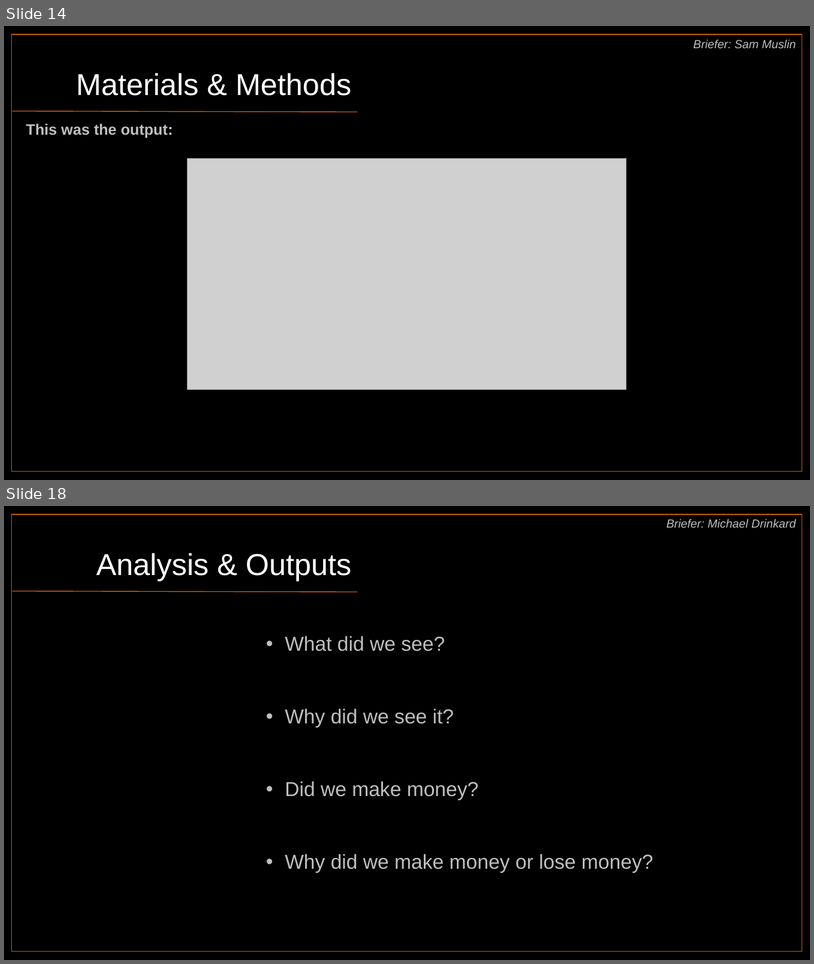
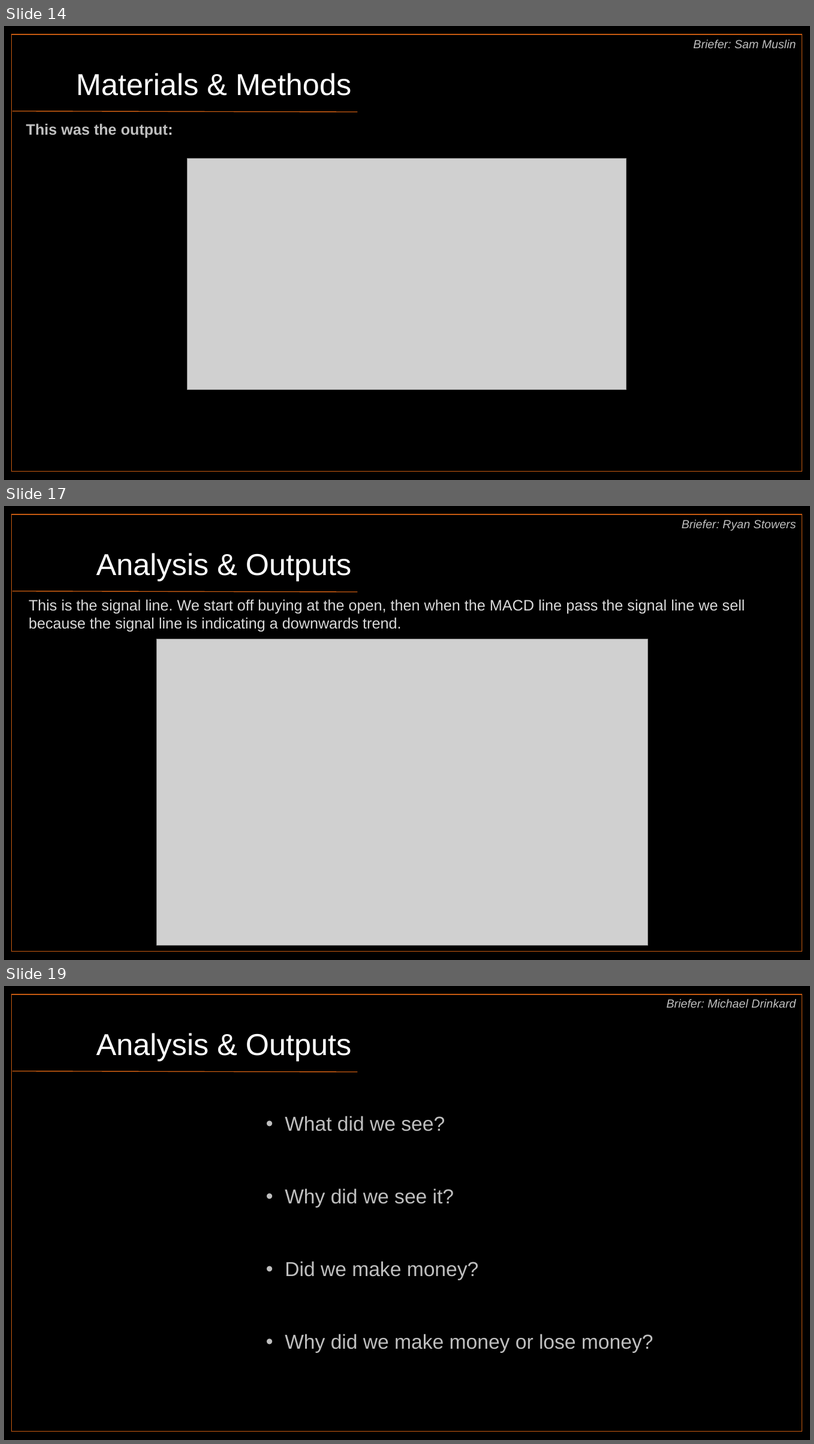
Before and after one commit to harithmd1/project1_group2, a slide deck: MACD_Indicators_Group_2.pptx. Shown one above the other, each under a label of ours: slides 14 and 18 before the commit, slides 14, 17 and 19 after it; the slides between them are not shown. The pictures are 814x964 and 814x1444 pixels, drawn with LibreOffice and Linux fonts; fonts in the diff are those of the drawing; grey boxes stand for pictures. Boxes give left, top, right and bottom in pixels: in the first picture for what was removed or moved away, otherwise in the second. Text is boxed around its words. In the diff, an @@ line names an element or a change of style, - is before the commit and + after.

```diff
--- a/MACD_Indicators_Group_2.pptx
+++ b/MACD_Indicators_Group_2.pptx
@@ slide 17 added at (4, 506, 810, 960), background #FFFFFF @@
@@ rectangle added at (4, 506, 810, 960), fill #000000 @@
@@ rectangle added at (11, 514, 803, 951), fill #000000, outline #C55A11 1 pt @@
@@ text added at (682, 519, 797, 531), 14 pt, text #BFBFBF, italic @@
+Briefer: Ryan Stowers
@@ text added at (96, 553, 351, 580), 36 pt, text #FFFFFF @@
+Analysis & Outputs
@@ line added from (12, 591) to (358, 592), #C55A11 1 pt @@
@@ text added at (29, 599, 746, 632), 18 pt, text #D9D9D9 @@
+This is the signal line. We start off buying at the open, then when the MACD line pass the signal line we sell because the signal line is indicating a downwards trend.
@@ picture added at (157, 639, 649, 945) @@
@@ what was slide 18 is now slide 19 @@
```
Also in this commit, not shown: 4 slides changed.
